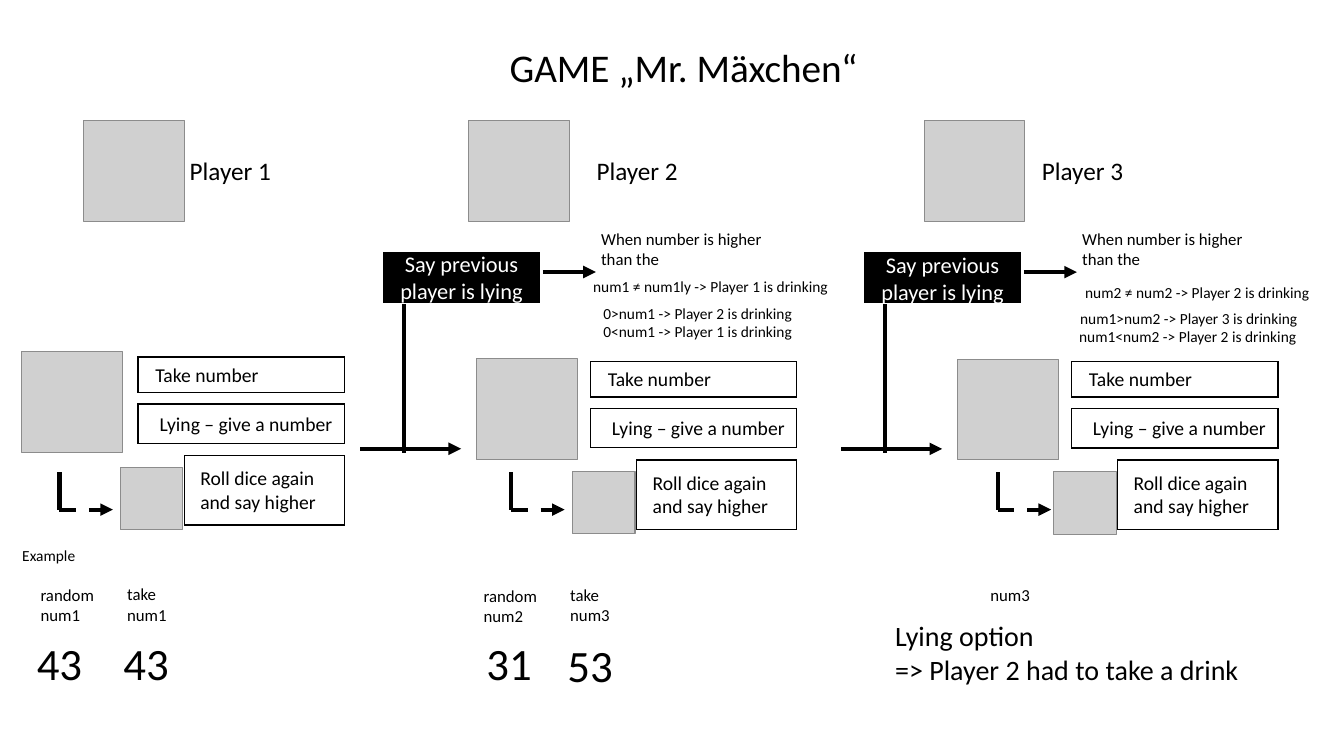
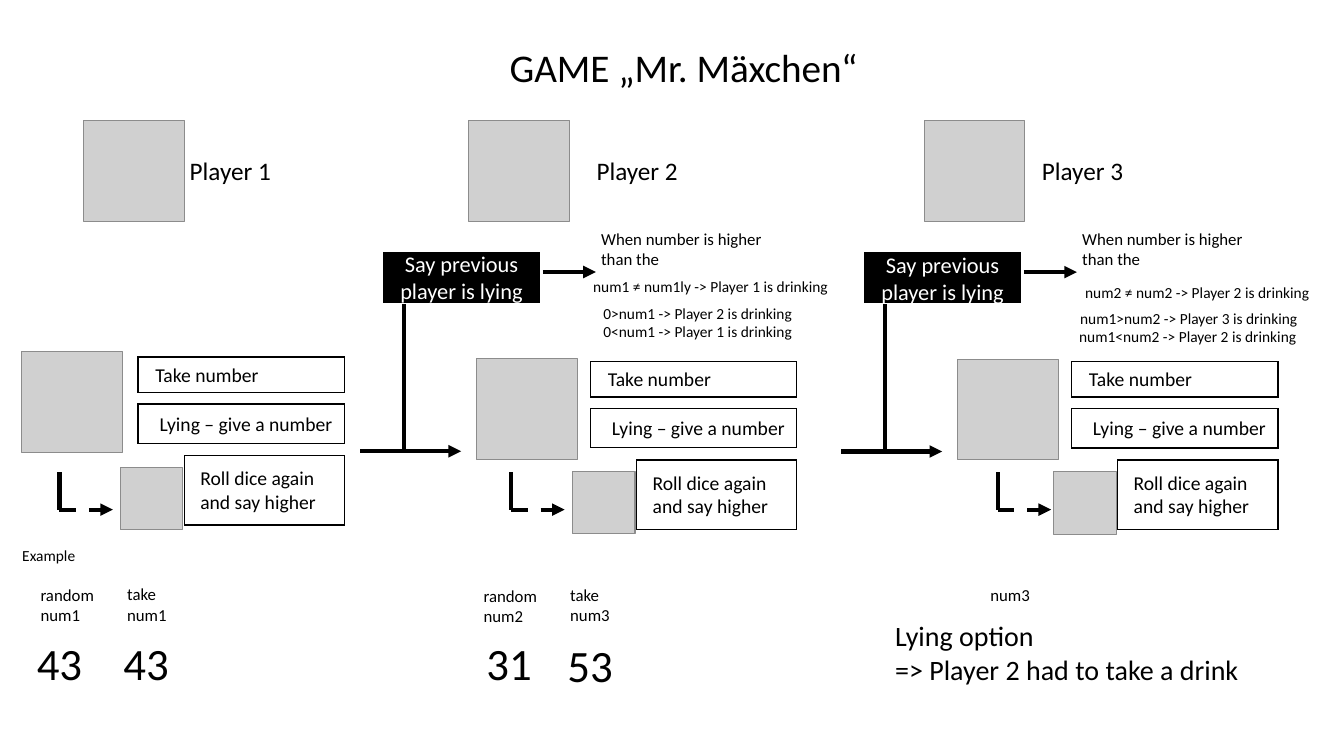
Before and after one commit to t4ms/06Project1-Maexchen, a slide deck: slide 3 of 01Presentation/Modul1-Project-Mr.Mäxchen.pptx. Drawn at 1344x756 pixels with LibreOffice and Linux fonts; fonts in the diff are those of the drawing; grey boxes stand for pictures. Boxes give left, top, right and bottom in pixels: in the first picture for what was removed or moved away, otherwise in the second. Text is boxed around its words. In the diff, an @@ line names an element or a change of style, - is before the commit and + after.

Commit message:
commit before rebase to gh-pages branch

```diff
--- a/01Presentation/Modul1-Project-Mr.Mäxchen.pptx
+++ b/01Presentation/Modul1-Project-Mr.Mäxchen.pptx
@@ 2 arrows, 2 lines: place and size @@
-2 arrows, 2 lines at [360,449,943,449]
+2 arrows, 2 lines at [360,452,943,452]
```
